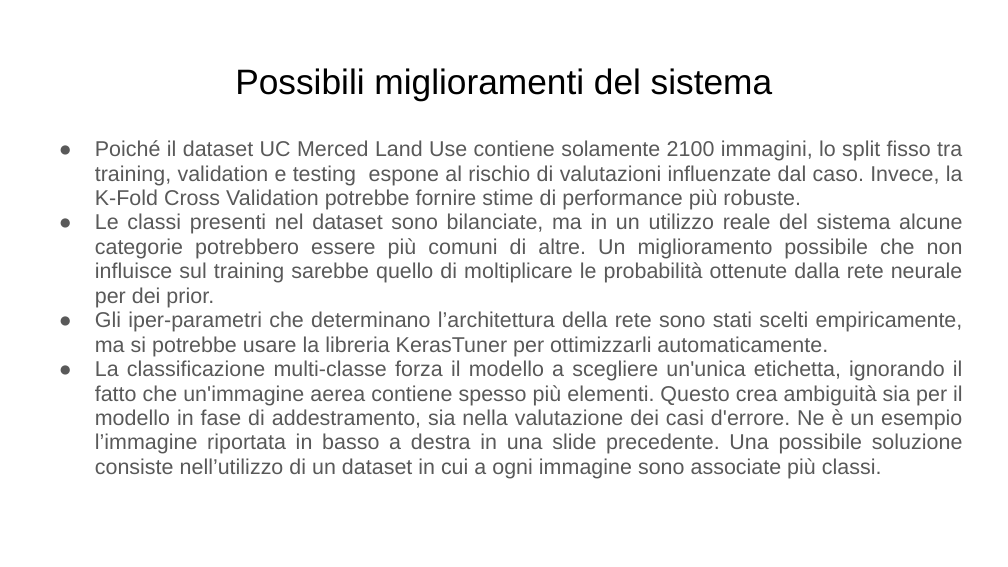
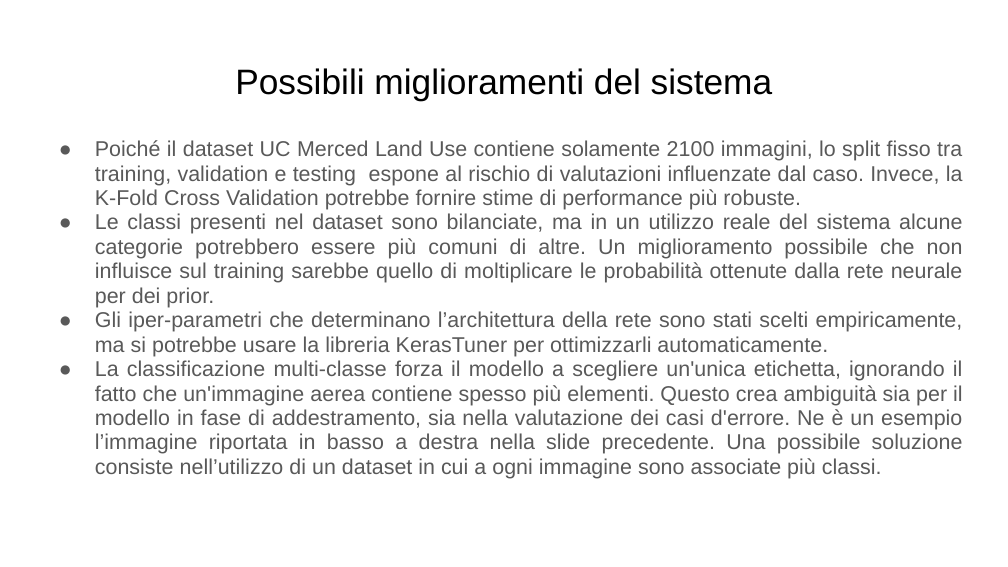
Before and after one commit to serpest/AerialSceneClassification, a slide deck: slide 14 of slides.pptx. Drawn at 1008x567 pixels with LibreOffice and Linux fonts; fonts in the diff are those of the drawing. Boxes give left, top, right and bottom in pixels: in the first picture for what was removed or moved away, otherwise in the second. Text is boxed around its words. In the diff, an @@ line names an element or a change of style, - is before the commit and + after.

Commit message:
Update slides for new model

```diff
--- a/slides.pptx
+++ b/slides.pptx
@@ text at [95, 360, 963, 479]: text changed @@
-● La classificazione multi-classe forza il modello a scegliere un'unica etichetta, ignorando il fatto che un'immagine aerea contiene spesso più elementi. Questo crea ambiguità sia per il modello in fase di addestramento, sia nella valutazione dei casi d'errore. Ne è un esempio l’immagine riportata in basso a destra in una slide precedente. Una possibile soluzione consiste nell’utilizzo di un dataset in cui a ogni immagine sono associate più classi.
+● La classificazione multi-classe forza il modello a scegliere un'unica etichetta, ignorando il fatto che un'immagine aerea contiene spesso più elementi. Questo crea ambiguità sia per il modello in fase di addestramento, sia nella valutazione dei casi d'errore. Ne è un esempio l’immagine riportata in basso a destra nella slide precedente. Una possibile soluzione consiste nell’utilizzo di un dataset in cui a ogni immagine sono associate più classi.
```
Also in this commit, not shown: 2 other slides changed, 1 other file.
